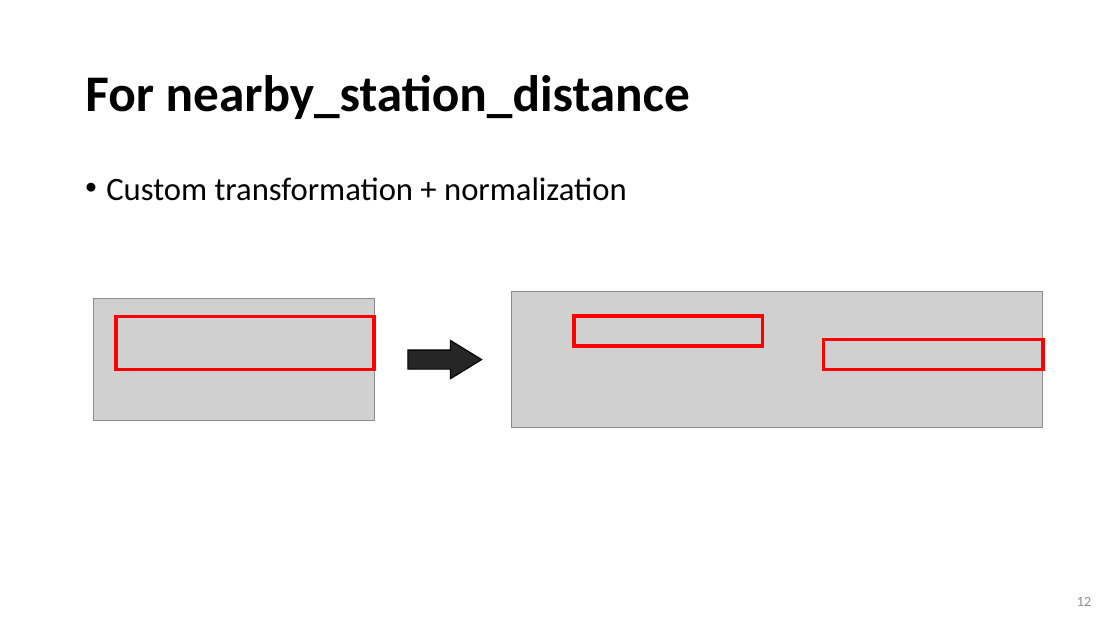
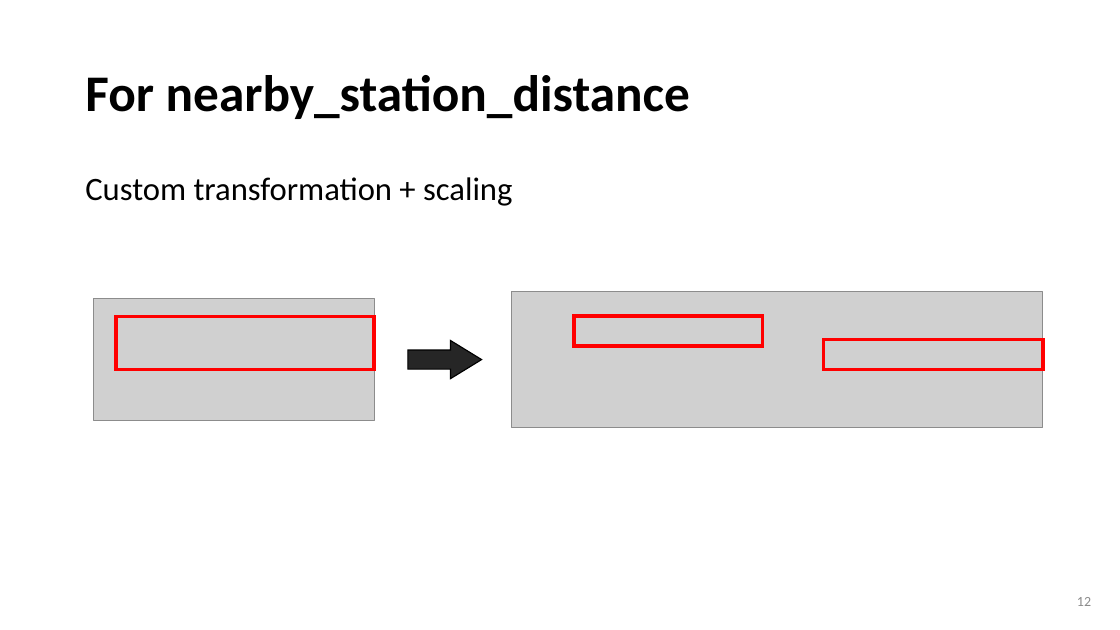
Before and after one commit to wtwwitt/project_2_bangkok_housing_price, a slide deck: slide 12 of presentation/Bangkok Housing Price Prediction for buyers and sellers.pptx. Drawn at 1120x630 pixels with LibreOffice and Linux fonts; fonts in the diff are those of the drawing; grey boxes stand for pictures. Boxes give left, top, right and bottom in pixels: in the first picture for what was removed or moved away, otherwise in the second. Text is boxed around its words. In the diff, an @@ line names an element or a change of style, - is before the commit and + after.

```diff
--- a/presentation/Bangkok Housing Price Prediction for buyers and sellers.pptx
+++ b/presentation/Bangkok Housing Price Prediction for buyers and sellers.pptx
@@ text at (85, 177, 512, 206): text changed @@
-• Custom transformation + normalization
+Custom transformation + scaling
```
Also in this commit, not shown: 8 other slides changed, 1 slide added, 3 other files.
